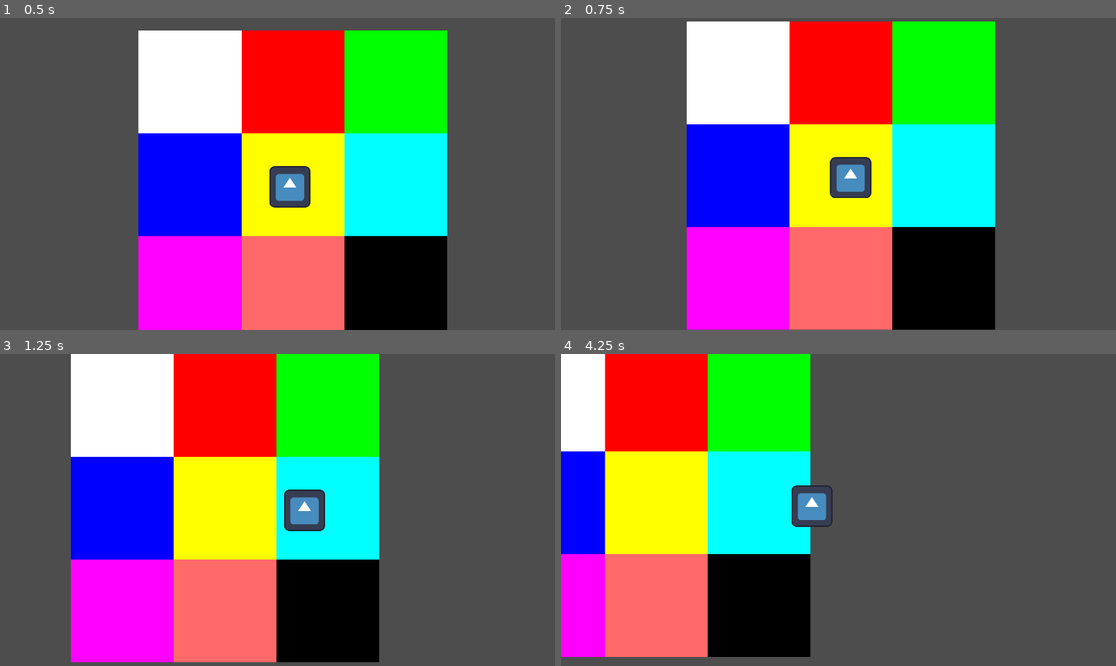
Above: before the commit, frames 1-4 (two rows, left to right).
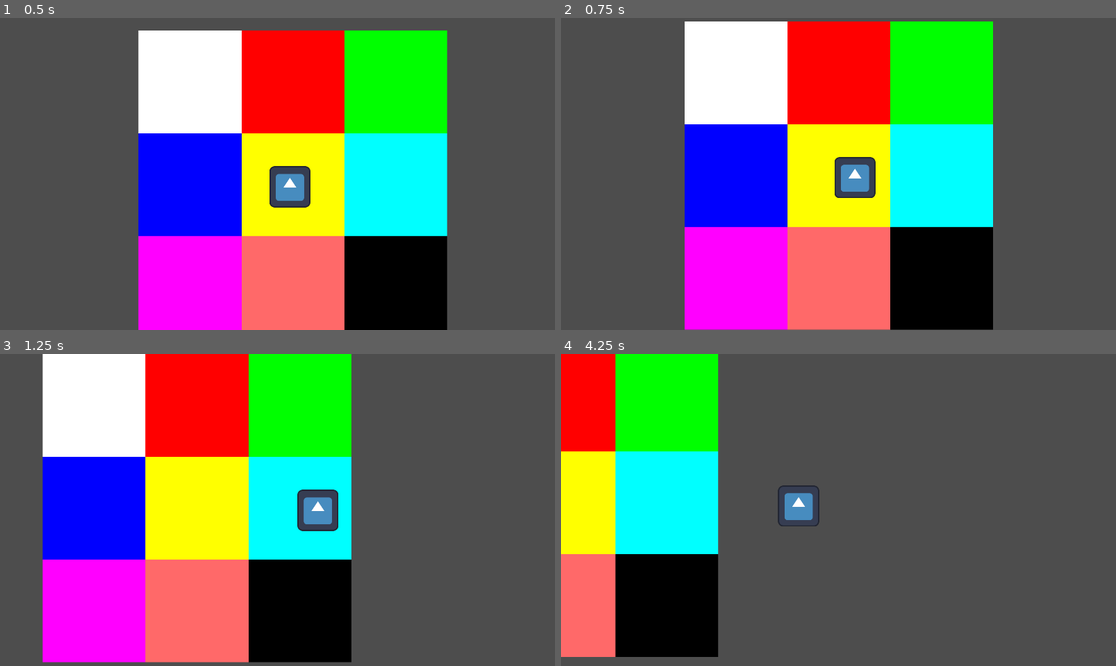
Above: after the commit, the same moments.

Repository: vyxul/Shadow-Eclipse
Game: Godot game, scene res://Scenes/Levels/Prison/PrisonLevel.tscn
The game is run twice, just before and just after one commit, with the same random seed, the same clock (stepped at 60 frames per second) and the same inputs. The engine's default icon, where the game draws it, is replaced by a stand-in: a white triangle on a blue panel in a dark square.
Inputs:
- Up to frame 1 (0.5 s): no input
- Up to frame 2 (0.75 s): hold D (right) from 0.53 s (still down); hold Shift (shift, bound only after the commit) from 0.53 s (still down)
- Up to frame 3 (1.25 s): keep holding D (right); keep holding Shift (shift, bound only after the commit)
- Up to frame 4 (4.25 s): release D (right) at 1.28 s; release Shift (shift, bound only after the commit) at 1.28 s; hold S (down) 1.28-2.03 s; tap Shift (shift, bound only after the commit) at 1.35, 2.85 s; hold D (right) 2.03-2.78 s; hold Shift (shift, bound only after the commit) 2.03-2.78 s; hold W (up) 2.78-3.53 s; hold A (left) from 3.53 s (still down); hold Shift (shift, bound only after the commit) from 3.53 s (still down)

Frame 1 is identical in both runs. In frame 2, 1.9% of the frame differs, in the area x 22-79%, y 1-100%; in frame 3, 21%; in frame 4, 40%, in the area x 0-49%, y 0-98%.

Commit message:
Steven_PlayerSprint_Feature

Diff:
--- a/Scenes/Player/player.gd
+++ b/Scenes/Player/player.gd
@@ -1,7 +1,8 @@
 extends CharacterBody2D
 
 
-@export var player_speed: int = 500
+@export var player_speed: float = 500
+@export var run_speed_multiplier: float = 1.5
 
 
 func _physics_process(delta):
@@ -12,7 +13,14 @@
 	var move_direction = Input.get_vector("left", "right", "up", "down")
 	move_direction = move_direction.normalized()
 
-	var target_velocity = move_direction * player_speed
+	var player_running = Input.is_action_pressed("shift")
+	var move_speed: float
+	if player_running:
+		move_speed = player_speed * run_speed_multiplier
+	else:
+		move_speed = player_speed
+
+	var target_velocity = move_direction * move_speed
 	velocity = velocity.lerp(target_velocity, 1 - exp(-delta * 5))
 
 	move_and_slide()
--- a/project.godot
+++ b/project.godot
@@ -42,3 +42,8 @@
 "events": [Object(InputEventKey,"resource_local_to_scene":false,"resource_name":"","device":-1,"window_id":0,"alt_pressed":false,"shift_pressed":false,"ctrl_pressed":false,"meta_pressed":false,"pressed":false,"keycode":0,"physical_keycode":83,"key_label":0,"unicode":115,"echo":false,"script":null)
 ]
 }
+shift={
+"deadzone": 0.5,
+"events": [Object(InputEventKey,"resource_local_to_scene":false,"resource_name":"","device":-1,"window_id":0,"alt_pressed":false,"shift_pressed":false,"ctrl_pressed":false,"meta_pressed":false,"pressed":false,"keycode":0,"physical_keycode":4194325,"key_label":0,"unicode":0,"echo":false,"script":null)
+]
+}
